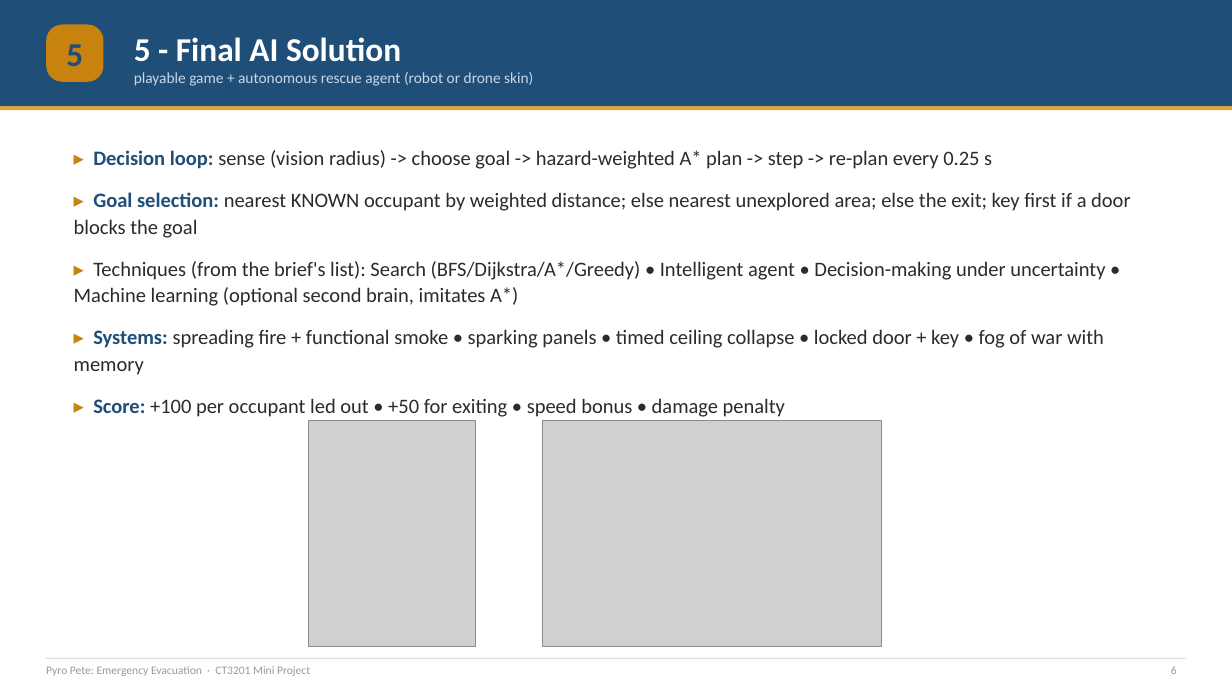
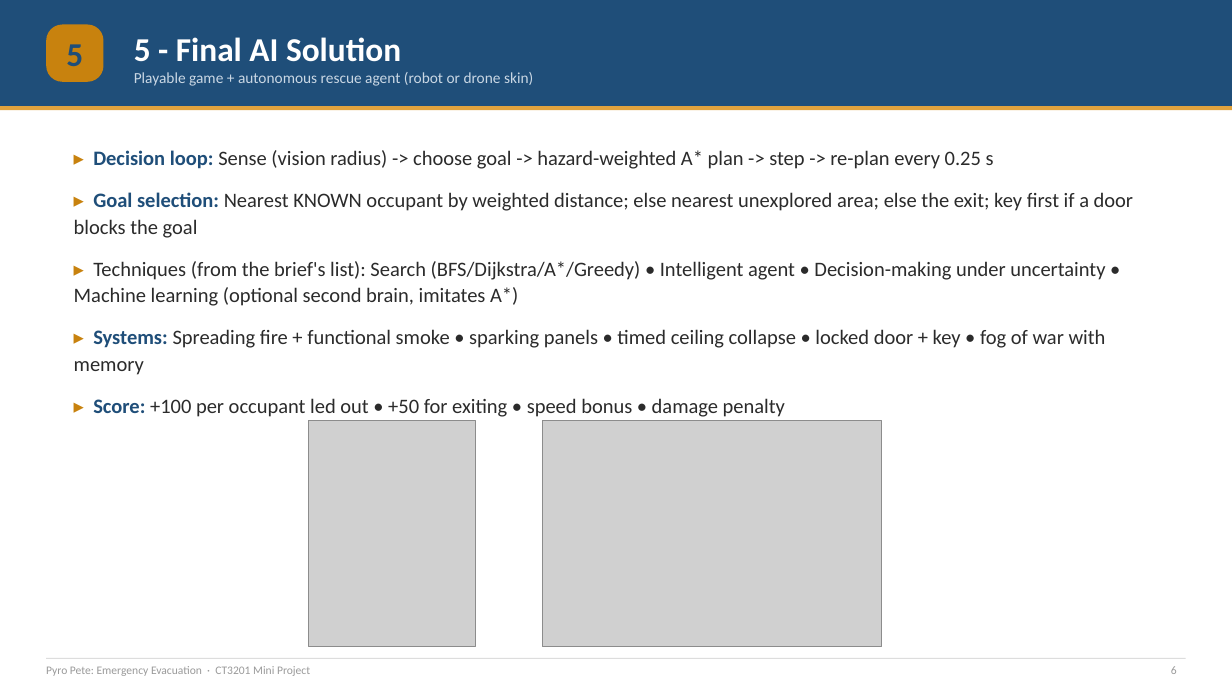
Before and after one commit to Jeb-Lee/CT3201_AI, a slide deck: slide 6 of docs/report/CT3201_Slides.pptx. Drawn at 1232x693 pixels with LibreOffice and Linux fonts; fonts in the diff are those of the drawing; grey boxes stand for pictures. Boxes give left, top, right and bottom in pixels: in the first picture for what was removed or moved away, otherwise in the second. Text is boxed around its words. In the diff, an @@ line names an element or a change of style, - is before the commit and + after.

```diff
--- a/docs/report/CT3201_Slides.pptx
+++ b/docs/report/CT3201_Slides.pptx
@@ text at bbox=[134, 72, 533, 86]: text changed @@
-playable game + autonomous rescue agent (robot or drone skin)
+Playable game + autonomous rescue agent (robot or drone skin)
@@ text at bbox=[74, 150, 1133, 238]: text changed @@
-▸ Decision loop: sense (vision radius) -> choose goal -> hazard-weighted A* plan -> step -> re-plan every 0.25 s
-▸ Goal selection: nearest KNOWN occupant by weighted distance; else nearest unexplored area; else the exit; key first if a door blocks the goal
+▸ Decision loop: Sense (vision radius) -> choose goal -> hazard-weighted A* plan -> step -> re-plan every 0.25 s
+▸ Goal selection: Nearest KNOWN occupant by weighted distance; else nearest unexplored area; else the exit; key first if a door blocks the goal
@@ text at bbox=[74, 329, 1106, 375]: text changed @@
-▸ Systems: spreading fire + functional smoke • sparking panels • timed ceiling collapse • locked door + key • fog of war with memory
+▸ Systems: Spreading fire + functional smoke • sparking panels • timed ceiling collapse • locked door + key • fog of war with memory
```
Also in this commit, not shown: 7 other slides changed.
